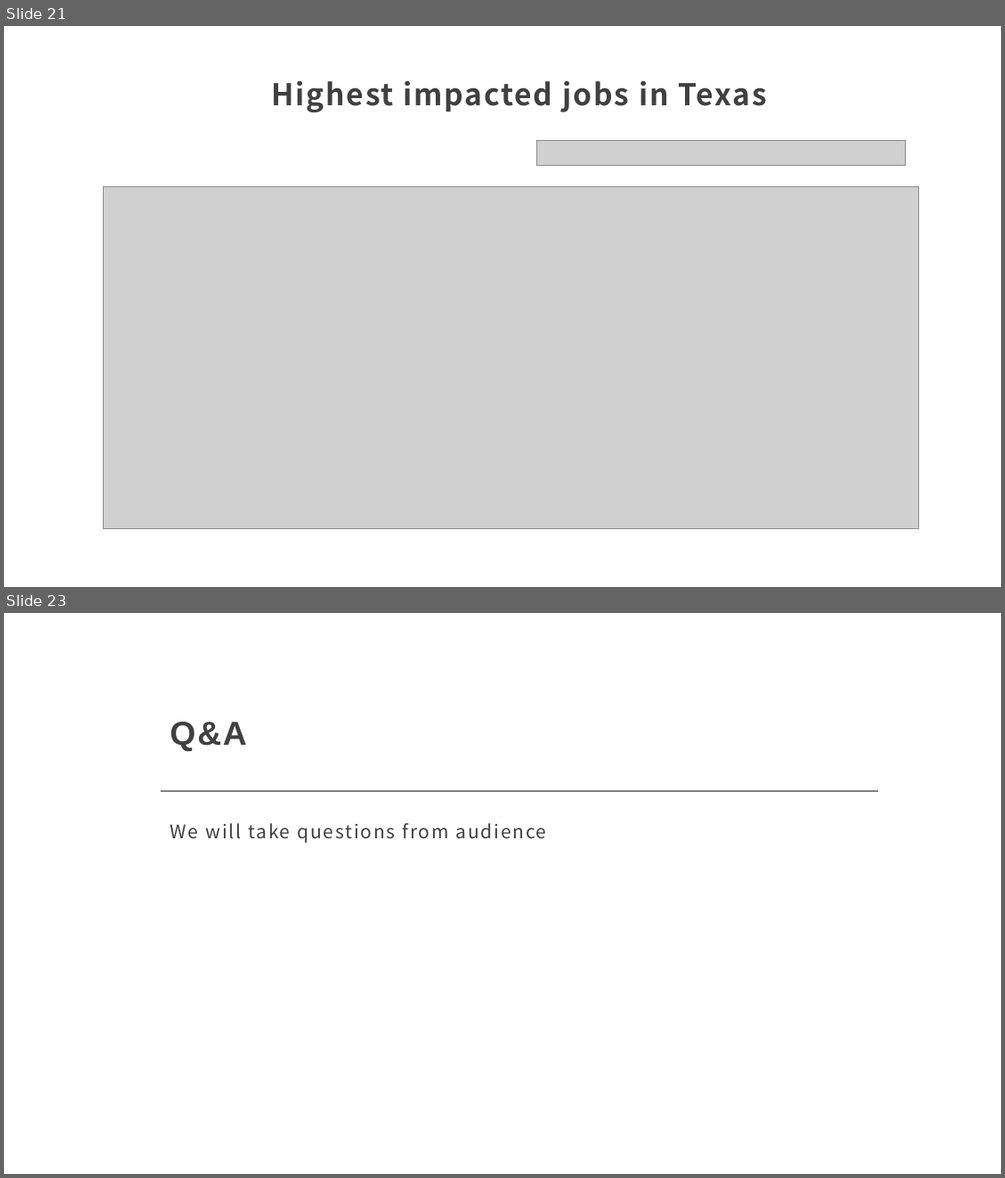
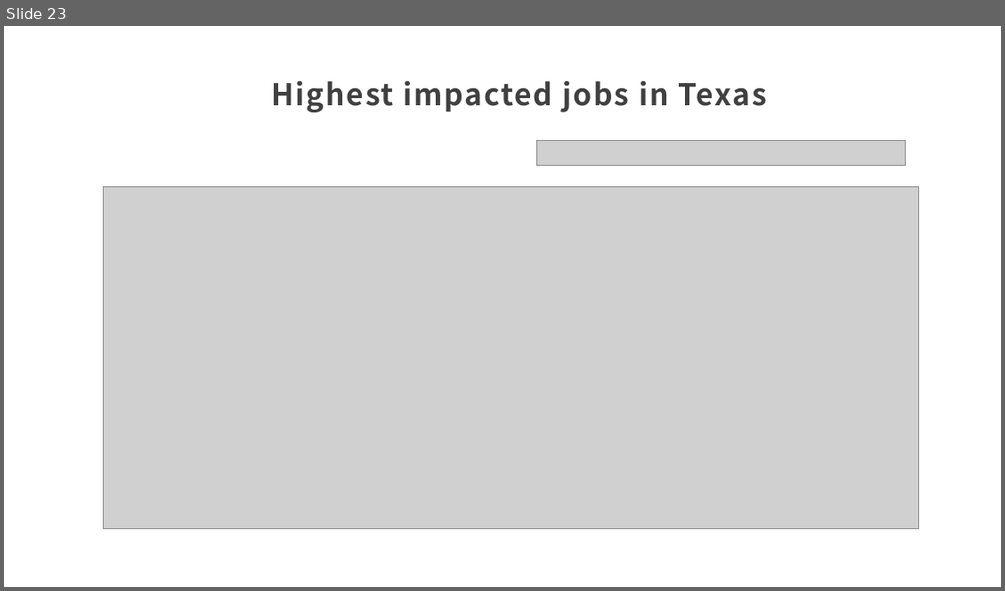
Before and after one commit to vinaya-kusuma/Project1, a slide deck: Project1.pptx. Shown one above the other, each under a label of ours: slides 21 and 23 before the commit, slide 23 after it; the slides between them are not shown. The pictures are 1005x1178 and 1005x591 pixels, drawn with LibreOffice and Linux fonts; fonts in the diff are those of the drawing; grey boxes stand for pictures. Boxes give left, top, right and bottom in pixels: in the first picture for what was removed or moved away, otherwise in the second. Text is boxed around its words. In the diff, an @@ line names an element or a change of style, - is before the commit and + after.

```diff
--- a/Project1.pptx
+++ b/Project1.pptx
@@ slide 23 removed at (4, 613, 1001, 1174), background #FFFFFF @@
@@ title removed at (170, 722, 246, 752) @@
-Q&A
@@ line removed from (161, 791) to (878, 791) @@
@@ text removed at (170, 823, 547, 843) @@
-We will take questions from audience
@@ what was slide 21 is now slide 23 @@
```
Also in this commit, not shown: 5 slides changed, 5 slides added, 4 other slides removed.
